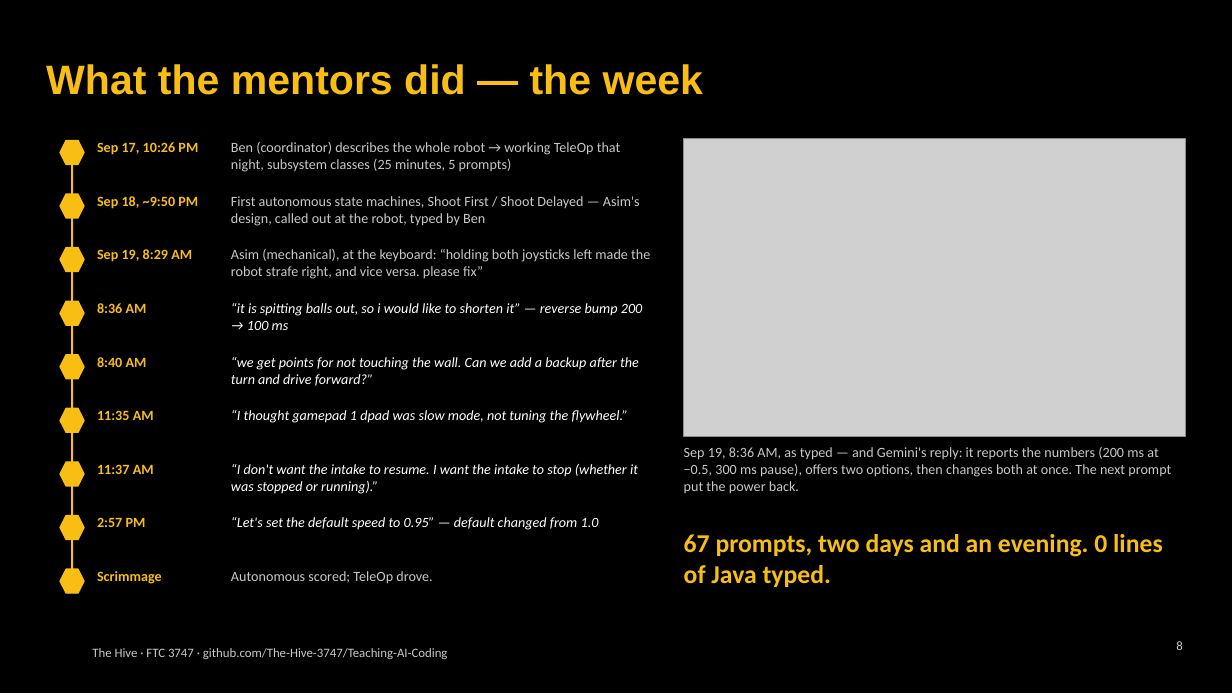
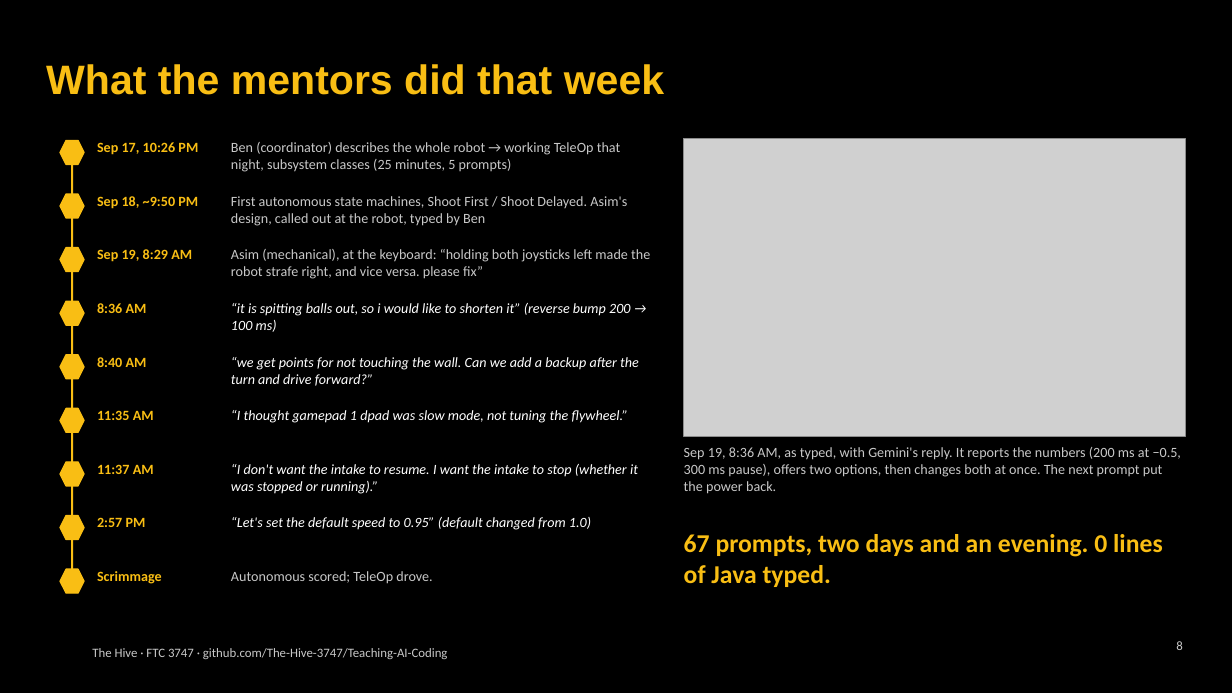
Before and after one commit to The-Hive-3747/Teaching-AI-Coding, a slide deck: slide 8 of slides/kickoff.pptx. Drawn at 1232x693 pixels with LibreOffice and Linux fonts; fonts in the diff are those of the drawing; grey boxes stand for pictures; background and template pictures are left out. Boxes give left, top, right and bottom in pixels: in the first picture for what was removed or moved away, otherwise in the second. Text is boxed around its words. In the diff, an @@ line names an element or a change of style, - is before the commit and + after.

```diff
--- a/slides/kickoff.pptx
+++ b/slides/kickoff.pptx
@@ title at (46, 64, 664, 95): text changed @@
-What the mentors did — the week
+What the mentors did that week
@@ text at (231, 196, 627, 226): text changed @@
-First autonomous state machines, Shoot First / Shoot Delayed — Asim's design, called out at the robot, typed by Ben
+First autonomous state machines, Shoot First / Shoot Delayed. Asim's design, called out at the robot, typed by Ben
@@ text at (231, 303, 630, 332): text changed @@
-“it is spitting balls out, so i would like to shorten it” — reverse bump 200 → 100 ms
+“it is spitting balls out, so i would like to shorten it” (reverse bump 200 → 100 ms)
@@ text at (684, 447, 1181, 494): text changed @@
-Sep 19, 8:36 AM, as typed — and Gemini's reply: it reports the numbers (200 ms at −0.5, 300 ms pause), offers two options, then changes both at once. The next prompt put the power back.
+Sep 19, 8:36 AM, as typed, with Gemini's reply. It reports the numbers (200 ms at −0.5, 300 ms pause), offers two options, then changes both at once. The next prompt put the power back.
@@ text at (231, 517, 591, 530): text changed @@
-“Let's set the default speed to 0.95” — default changed from 1.0
+“Let's set the default speed to 0.95” (default changed from 1.0)
```
Also in this commit, not shown: 18 other slides changed, 43 other files.
